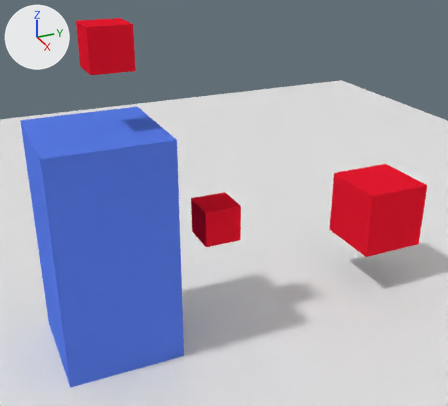
What one commit did to the Blender file _libPlayer.blend.
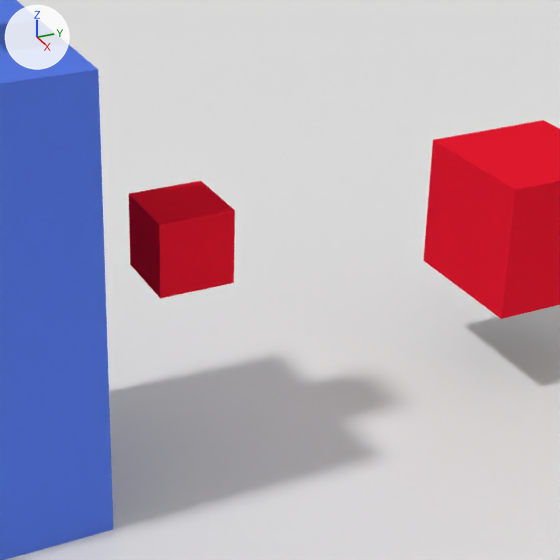
Old and new are each drawn whole from a 50 mm lens placed at (4.69, -1.0, 3.5), pointed at (0.01, 1.1, 1.17) and again close up on the part from 29% to 88% of the width and 26% to 91% of the height. Every picture has the same lights, and +X, +Y and +Z are marked at upper left.

The older version as bpy lines, for what is in view:
```python
me_cube_001 = bpy.data.meshes.new('Cube.001')
me_cube_001.from_pydata(...)  # a box spanning x -0.33..0.33, y -0.33..0.33, z -0.33..0.33
me_cube_001.materials.append(mat_mira)  # red #e71b2f
me_cube_002 = bpy.data.meshes.new('Cube.002')
me_cube_002.from_pydata(...)  # a box spanning x -0.171..0.171, y -0.171..0.171, z -0.171..0.171
me_cube_002.materials.append(mat_mira)  # red #e71b2f
me_plane_001 = bpy.data.meshes.new('Plane.001')
me_plane_001.from_pydata([(-7.6, -7.6, 0.0), (7.6, -7.6, 0.0), (-7.6, 7.6, 0.0), (7.6, 7.6, 0.0)], [], [(0, 1, 3, 2)])
ob_mira = bpy.data.objects.new('mira', me_cube_001)
ob_mira.location = (0.0, 2.845, 0.772)
ob_plane_008 = bpy.data.objects.new('Plane.008', me_plane_001)
ob_plane_008.location = (0.0, 0.0, 0.0)
ob_spw = bpy.data.objects.new('spw', me_cube_002)
ob_spw.parent = ob_eixo_mira
ob_spw.matrix_parent_inverse = Matrix(((1.0, 0.0, 0.0, 0.0), (0.0, 1.0, 0.0, 0.0), (0.0, 0.0, 1.0, -1.0), (0.0, 0.0, 0.0, 1.0)))
ob_spw.location = (0.0, 1.03, 1.013)
# also in view: 'player' at (0.0, 0.0, 1.0)
```
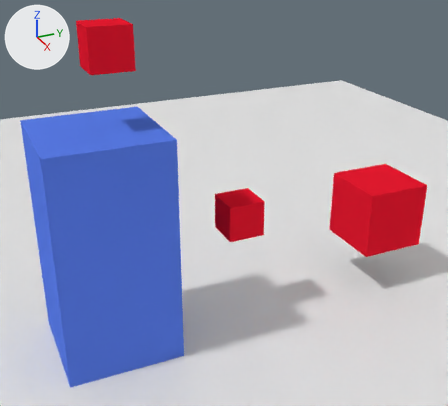
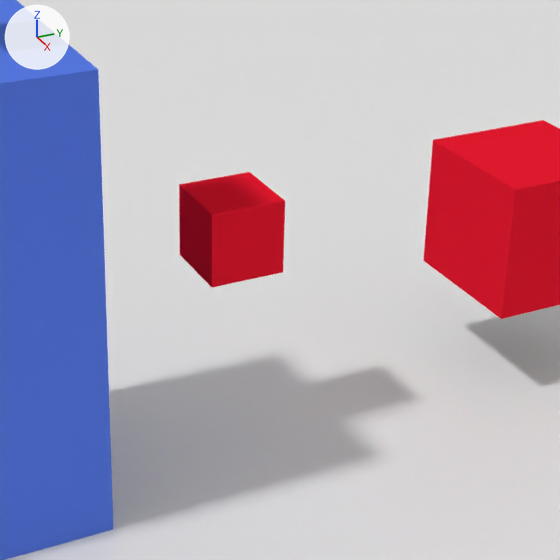
Patch to the scene script:
```diff
--- a/_libPlayer.blend.py
+++ b/_libPlayer.blend.py
@@ ob_spw @@
 ob_spw.matrix_parent_inverse = Matrix(((1.0, 0.0, 0.0, 0.0), (0.0, 1.0, 0.0, 0.0), (0.0, 0.0, 1.0, -1.0), (0.0, 0.0, 0.0, 1.0)))
-ob_spw.location = (0.0, 1.03, 1.013)
+ob_spw.location = (0.0, 1.266, 1.013)
```

Changed parts and their boxes (x1, y1, x2, y2) in the close-ups (560 x 560 px):
'spw', moved: before (129, 181, 235, 299); after (179, 172, 285, 287)
